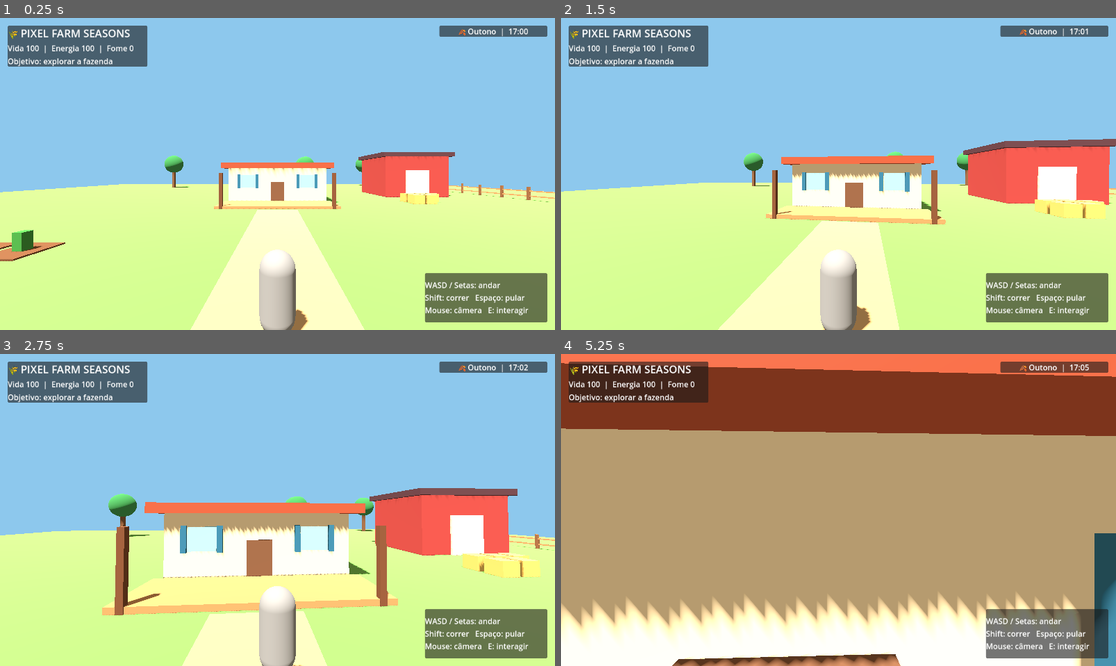
Above: before the commit, frames 1-4 (two rows, left to right).
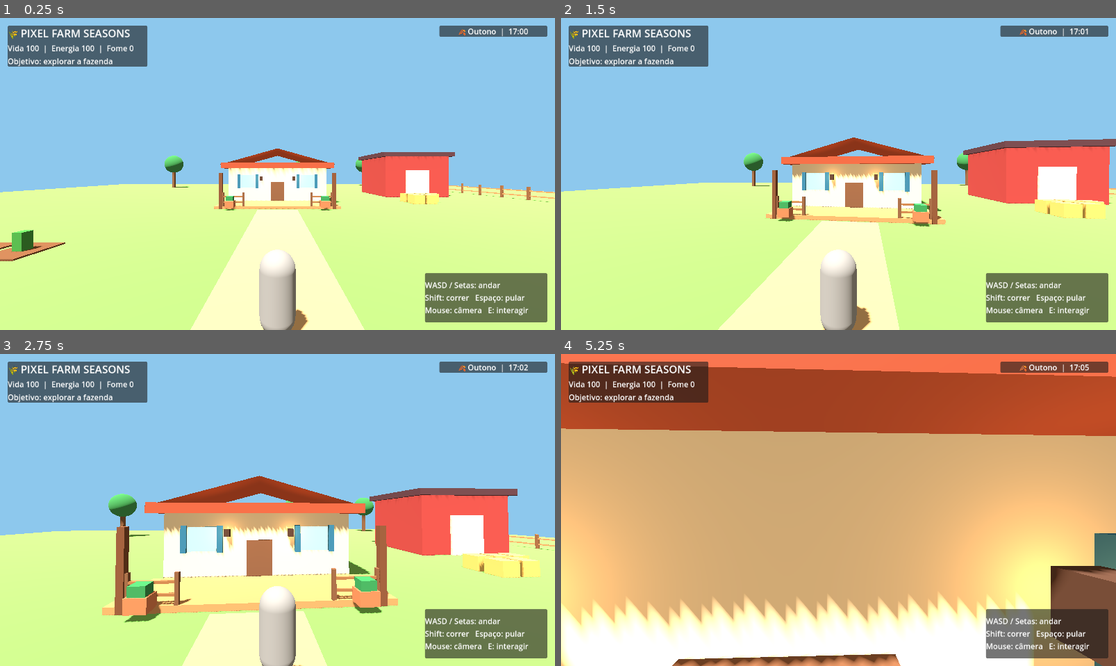
Above: after the commit, the same moments.

Repository: juniordev830/pixel-farm-seasons
Game: Godot game, scene res://main.tscn
Two runs of this game, one before a commit and one after it. Both use one fixed random seed, a clock stepped at 60 frames per second and the inputs below.
Inputs (mouse positions are in pixels of both pictures, inside the frame that each line leads up to):
- Up to frame 1 (0.25 s): no input
- Up to frame 2 (1.5 s): tap Enter (ui_accept) at 0.5, 0.77 s; move the mouse to (866, 174) at 0.52 s; hold Shift 0.53-1.28 s; hold Up (ui_up) from 0.53 s (still down); move the mouse to (810, 174) at 1.27 s; tap E at 1.35 s
- Up to frame 3 (2.75 s): keep holding Up (ui_up); tap Enter (ui_accept) at 1.52 s; move the mouse to (288, 503) at 2.02 s; hold Space from 2.03 s (still down)
- Up to frame 4 (5.25 s): keep holding Up (ui_up); move the mouse to (832, 516) at 2.77 s; release Space at 2.78 s; tap Shift at 2.85 s; tap Enter (ui_accept) at 3.02, 3.77, 4.52 s; move the mouse to (877, 513) at 3.52 s; tap E at 3.6 s; move the mouse to (794, 506) at 4.27 s; tap Space at 4.35 s; move the mouse to (844, 510) at 5.02 s; hold Shift from 5.03 s (still down)

The runs differ from the first frame. In frame 1, 0.6% of the frame differs, in the area x 39-62%, y 41-62%; in frame 2, 1.7%; in frame 3, 4.2%; in frame 4, 71%, in the area x 0-100%, y 2-100%.
Error in both runs: Invalid access to property or key 'environment' on a base object of type 'null instance'. (res://day_night_controller.gd:46)

Commit message:
feat: integrate detailed farmhouse visuals into 3D main scene

Diff:
--- a/godot/main.tscn
+++ b/godot/main.tscn
@@ -6,6 +6,7 @@
 [ext_resource type="Script" path="res://ground_collision.gd" id="4"]
 [ext_resource type="Script" path="res://day_night_controller.gd" id="5"]
 [ext_resource type="Script" path="res://farm_hud.gd" id="6"]
+[ext_resource type="Script" path="res://farmhouse_details.gd" id="7"]
 
 [node name="Main" type="Node3D"]
 
@@ -14,6 +15,9 @@
 
 [node name="Decorations" type="Node3D" parent="."]
 script = ExtResource("3")
+
+[node name="FarmhouseDetails" type="Node3D" parent="."]
+script = ExtResource("7")
 
 [node name="GroundCollision" type="StaticBody3D" parent="."]
 script = ExtResource("4")
Not shown: 1 places in godot/main.tscn that only renumber resources
